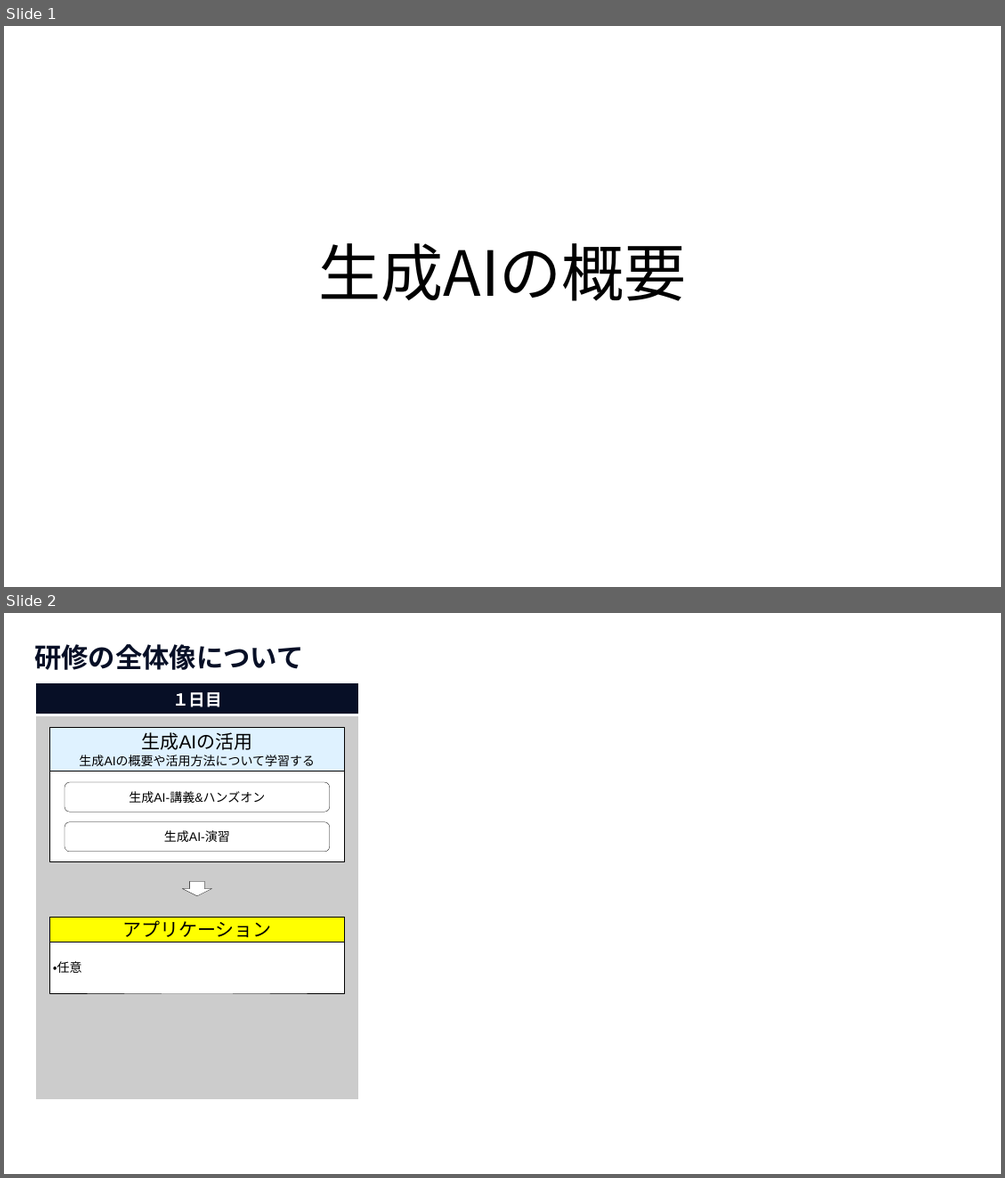
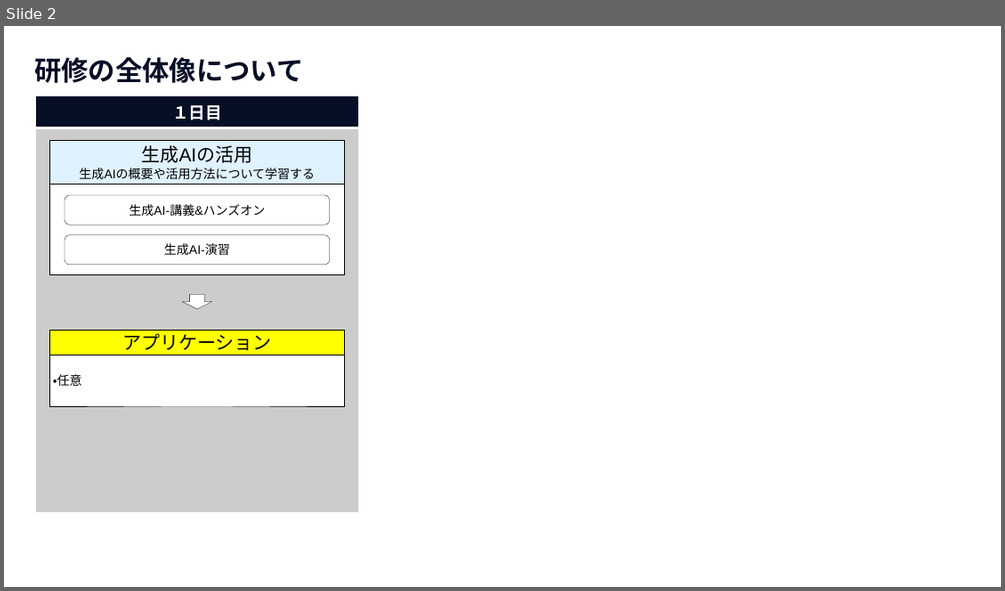
Before and after one commit to nishida2073/ai_navive, a slide deck: 00_オリエンテーション/【AI Native研修-生成AI】研修の概要.pptx. Shown one above the other, each under a label of ours: slides 1 and 2 before the commit, slide 2 after it. The pictures are 1005x1178 and 1005x591 pixels, drawn with LibreOffice and Linux fonts; fonts in the diff are those of the drawing. Boxes give left, top, right and bottom in pixels: in the first picture for what was removed or moved away, otherwise in the second. Text is boxed around its words. In the diff, an @@ line names an element or a change of style, - is before the commit and + after.

```diff
--- a/00_オリエンテーション/【AI Native研修-生成AI】研修の概要.pptx
+++ b/00_オリエンテーション/【AI Native研修-生成AI】研修の概要.pptx
@@ slide 1 removed at (4,26,1001,587), background #FFFFFF @@
@@ title removed at (318,243,686,301) @@
-生成AIの概要
```
Also in this commit, not shown: 1 slide added, 3 other files.
